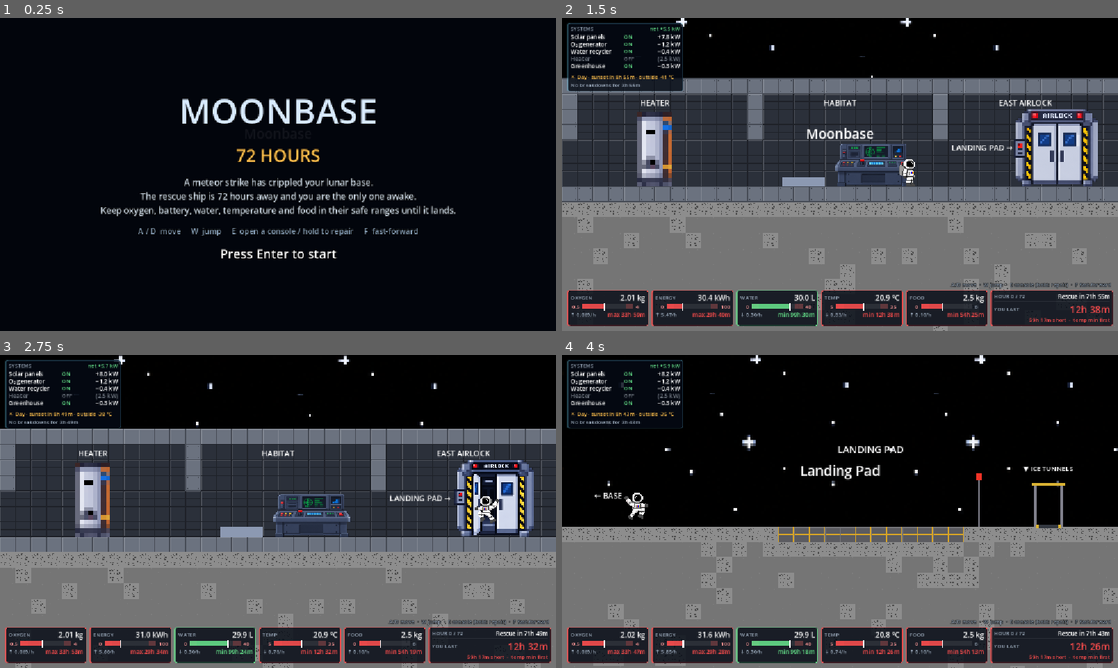
Above: before the commit, frames 1-4 (two rows, left to right).
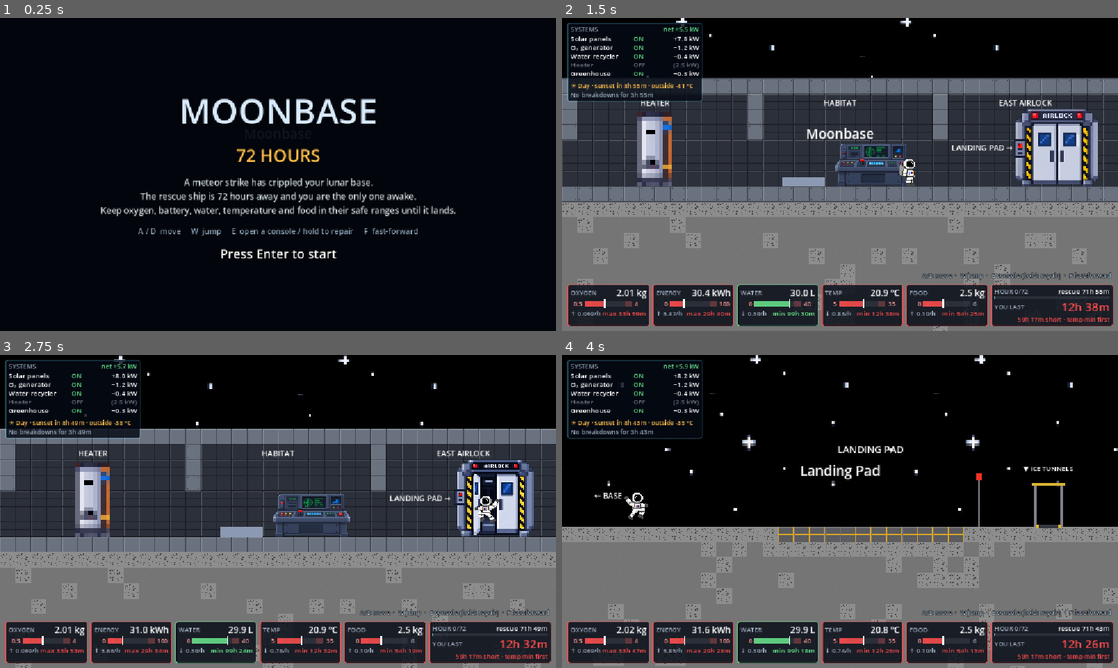
Above: after the commit, the same moments.

Repository: kushmdesai/72-Hours
Game: Godot game, scene res://scenes/main.tscn
Two runs of this game, one before a commit and one after it. Both use one fixed random seed, a clock stepped at 60 frames per second and the inputs below.
Inputs (mouse positions are in pixels of both pictures, inside the frame that each line leads up to):
- Up to frame 1 (0.25 s): no input
- Up to frame 2 (1.5 s): tap Enter (ui_accept) at 0.5 s; move the mouse to (962, 158) at 0.52 s; hold E (interact) 0.53-1.28 s; hold D (move_right) from 0.53 s (still down); click (962, 158) at 0.67 s; tap W (jump) at 0.77 s; move the mouse to (728, 190) at 1.27 s; tap E (interact) at 1.35 s
- Up to frame 3 (2.75 s): tap W (jump) at 1.52 s; move the mouse to (333, 442) at 2.02 s; release D (move_right) at 2.03 s; hold A (move_left) from 2.03 s (still down); hold E (interact) from 2.03 s (still down)
- Up to frame 4 (4 s): move the mouse to (812, 574) at 2.77 s; release A (move_left) at 2.78 s; release E (interact) at 2.78 s; hold D (move_right) from 2.78 s (still down); tap E (interact) at 2.85 s; click (812, 574) at 2.92 s; tap W (jump) at 3.02, 3.77 s; move the mouse to (1006, 558) at 3.52 s; hold E (interact) from 3.53 s (still down)

The runs differ from the first frame. In frame 2, 8.1% of the frame differs, in the area x 0-100%, y 1-99%; in frame 3, 7.9%; in frame 4, 7.5%.

Commit message:
Make the HUD text and bars bigger
Every HUD font size and fixed width goes through Hud.UI_SCALE (1.2), and
the range bars are thicker. The survival card's labels are shortened so
the strip still fits a 1152 px wide window, and the failure alerts move up
to stay clear of the taller strip.

Co-Authored-By: Claude Opus 5.5 (1M context) <noreply@anthropic.com>

Diff:
--- a/scripts/hud.gd
+++ b/scripts/hud.gd
@@ -42,6 +42,9 @@
 	"greenhouse": "Greenhouse",
 }
 
+## Multiplies every font size and fixed width in the HUD, for readability.
+const UI_SCALE := 1.2
+
 const COLOR_OK := Color(0.45, 0.85, 1.0)
 const COLOR_GOOD := Color(0.4, 0.9, 0.55)
 const COLOR_WARN := Color(1.0, 0.75, 0.3)
@@ -179,11 +182,11 @@
 		if not is_inf(survive) and limiting == "" and time_until_empty(key) == survive:
 			limiting = key
 
-	_clock_label.text = "HOUR %d / %d" % [int(hours_elapsed), int(rescue_hours)]
+	_clock_label.text = "HOUR %d/%d" % [int(hours_elapsed), int(rescue_hours)]
 	_mission_bar.set_range(0.0, rescue_hours)
 	_mission_bar.value = hours_elapsed
 	_mission_bar.fill_color = COLOR_OK
-	_rescue_label.text = "Rescue in %s" % _fmt_hours(rescue)
+	_rescue_label.text = "rescue %s" % _fmt_hours(rescue)
 
 	var color := _status_color(survive, rescue)
 	_survive_label.text = "∞" if is_inf(survive) else _fmt_hours(survive)
@@ -197,7 +200,7 @@
 	else:
 		verdict = "%s short" % _fmt_hours(rescue - survive)
 	if limiting != "":
-		verdict += "  ·  %s %s first" % [CONFIG[limiting].label.to_lower(),
+		verdict += " · %s %s first" % [CONFIG[limiting].label.to_lower(),
 				"max" if heading_to_max(limiting) else "min"]
 	_verdict_label.text = verdict
 	_verdict_label.add_theme_color_override("font_color", color)
@@ -341,7 +344,7 @@
 		v.add_theme_constant_override("separation", 0)
 		card.add_child(v)
 		var bar := RangeBar.new()
-		bar.custom_minimum_size = Vector2(0, 16)
+		bar.custom_minimum_size = Vector2(0, 16 * UI_SCALE)
 		bar.show_limits = true
 		bar.capped = cfg.get("capped", false)
 		var row := {
@@ -367,7 +370,7 @@
 	_rescue_label = _label("", 12, Color.WHITE)
 	box.add_child(_pair(_clock_label, _rescue_label))
 	_mission_bar = RangeBar.new()
-	_mission_bar.custom_minimum_size = Vector2(0, 4)
+	_mission_bar.custom_minimum_size = Vector2(0, 5)
 	box.add_child(_mission_bar)
 	_survive_label = _label("", 20, COLOR_GOOD)
 	box.add_child(_pair(_label("YOU LAST", 11, COLOR_DIM), _survive_label))
@@ -384,7 +387,7 @@
 	keys.grow_horizontal = Control.GROW_DIRECTION_BEGIN
 	keys.grow_vertical = Control.GROW_DIRECTION_BEGIN
 	keys.offset_right = -14
-	keys.offset_bottom = -88
+	keys.offset_bottom = -106
 	keys.horizontal_alignment = HORIZONTAL_ALIGNMENT_RIGHT
 	keys.add_theme_color_override("font_outline_color", Color.BLACK)
 	keys.add_theme_constant_override("outline_size", 3)
@@ -464,9 +467,9 @@
 func _label(text: String, size: int, color: Color, min_width: float = 0.0) -> Label:
 	var l := Label.new()
 	l.text = text
-	l.add_theme_font_size_override("font_size", size)
+	l.add_theme_font_size_override("font_size", int(round(size * UI_SCALE)))
 	l.add_theme_color_override("font_color", color)
-	l.custom_minimum_size.x = min_width
+	l.custom_minimum_size.x = min_width * UI_SCALE
 	l.mouse_filter = Control.MOUSE_FILTER_IGNORE
 	return l
 
@@ -475,7 +478,7 @@
 ## min and max are written at either end and the last 15% of the range at each
 ## end is tinted red as the danger zone.
 class RangeBar extends Control:
-	const LIMIT_W := 24.0
+	const LIMIT_W := 24.0 * Hud.UI_SCALE
 	var min_value := 0.0
 	var max_value := 1.0
 	var value := 0.0:
@@ -498,7 +501,7 @@
 	func _draw() -> void:
 		var x0 := LIMIT_W if show_limits else 0.0
 		var w := size.x - 2.0 * x0
-		var bar_h := minf(size.y, 10.0) if show_limits else size.y
+		var bar_h := minf(size.y, 12.0) if show_limits else size.y
 		var y0 := (size.y - bar_h) / 2.0
 		draw_rect(Rect2(x0, y0, w, bar_h), Color(1, 1, 1, 0.08))
 		if show_limits:
@@ -514,12 +517,12 @@
 			return
 		draw_rect(Rect2(x0 + w * f - 1.5, y0 - 3, 3, bar_h + 6), Color.WHITE)
 		var font := get_theme_default_font()
-		var base_y := size.y / 2.0 + 4.0
+		var base_y := size.y / 2.0 + 5.0
 		var limit_color := Color(1, 0.6, 0.6)
 		draw_string(font, Vector2(0, base_y), _short(min_value), HORIZONTAL_ALIGNMENT_RIGHT,
-				LIMIT_W - 5.0, 11, limit_color)
+				LIMIT_W - 5.0, int(11 * Hud.UI_SCALE), limit_color)
 		draw_string(font, Vector2(size.x - LIMIT_W + 5.0, base_y), _short(max_value),
-				HORIZONTAL_ALIGNMENT_LEFT, LIMIT_W - 5.0, 11,
+				HORIZONTAL_ALIGNMENT_LEFT, LIMIT_W - 5.0, int(11 * Hud.UI_SCALE),
 				Color(0.62, 0.68, 0.75) if capped else limit_color)
 
 	func _short(v: float) -> String:
--- a/scripts/systems_controller.gd
+++ b/scripts/systems_controller.gd
@@ -514,8 +514,8 @@
 	_alert.anchor_top = 1.0
 	_alert.anchor_bottom = 1.0
 	# Above the HUD's resource strip along the bottom of the screen.
-	_alert.offset_top = -196.0
-	_alert.offset_bottom = -106.0
+	_alert.offset_top = -216.0
+	_alert.offset_bottom = -126.0
 	_alert.grow_vertical = Control.GROW_DIRECTION_BEGIN
 	_alert.vertical_alignment = VERTICAL_ALIGNMENT_BOTTOM
 	_alert.horizontal_alignment = HORIZONTAL_ALIGNMENT_CENTER
